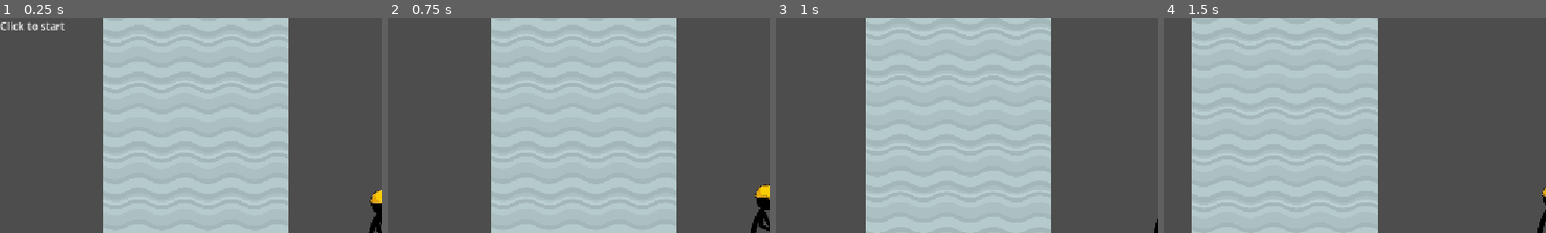
Above: before the commit, frames 1-4 (left to right).
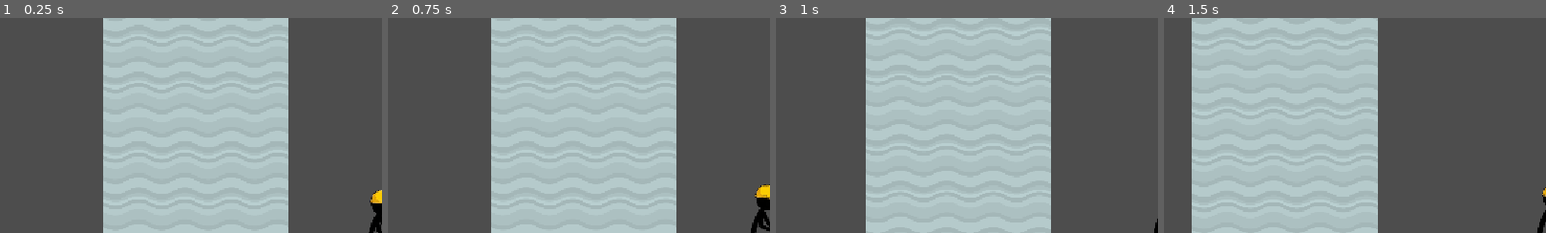
Above: after the commit, the same moments.

Repository: Ricardo646-lab/PogoPat
Game: Godot game, scene res://Scenes/MapScene1.tscn
The game is run twice, just before and just after one commit, with the same random seed, the same clock (stepped at 60 frames per second) and the same inputs.
Inputs (mouse positions are % of the whole screen's width and height, from its top left):
- Up to frame 1 (0.25 s): no input
- Up to frame 2 (0.75 s): tap Enter at 0.5 s; move the mouse to (72, 45) at 0.52 s; hold D (move_right) from 0.53 s (still down); hold Space (charge_jump) from 0.53 s (still down); click (72, 45) at 0.67 s
- Up to frame 3 (1 s): keep holding D (move_right); keep holding Space (charge_jump)
- Up to frame 4 (1.5 s): keep holding D (move_right); move the mouse to (30, 55) at 1.27 s; release Space (charge_jump) at 1.28 s; tap Space (charge_jump) at 1.35 s; click (30, 55) at 1.42 s
The pictures show only the part of the screen within x 0-50%, y 0-50%; the shares and areas given below are measured in that part.

The runs differ from the first frame. In frame 1, 0.4% of the frame differs, in the area x 0-17%, y 1-6%; in frame 2, nothing differs; in frame 3, nothing differs; in frame 4, nothing differs.

Commit message:
Mobile controls

Diff:
--- a/Scenes/MapScene1.tscn
+++ b/Scenes/MapScene1.tscn
@@ -3,6 +3,10 @@
 [ext_resource type="Script" uid="uid://ootodj23xmnh" path="res://Scripts/character_body_2d.gd" id="1_lngpp"]
 [ext_resource type="Texture2D" uid="uid://bo18pyopytm0w" path="res://PogoSheet.png" id="2_8xbvk"]
 [ext_resource type="Texture2D" uid="uid://crjelkojdbk0w" path="res://Sprites/platformerPack_industrial_tilesheet@2.png" id="3_su3qq"]
+[ext_resource type="Texture2D" uid="uid://c5ovb715pqo80" path="res://Sprites/buttonleft1.png" id="4_g2h7k"]
+[ext_resource type="Texture2D" uid="uid://bp2n6cou0qgtk" path="res://Sprites/buttonright1.png" id="5_dvbhf"]
+[ext_resource type="Texture2D" uid="uid://cs8s4sxwuwf8c" path="res://Sprites/buttonjump1.png" id="6_rr44d"]
+[ext_resource type="Texture2D" uid="uid://c82uy32ikc6q5" path="res://Sprites/pausebutton.png" id="7_dvbhf"]
 
 [sub_resource type="TileSetAtlasSource" id="TileSetAtlasSource_dyi31"]
 texture = ExtResource("3_su3qq")
@@ -536,6 +540,18 @@
 "speed": 10.0
 }]
 
+[sub_resource type="RectangleShape2D" id="RectangleShape2D_rr44d"]
+size = Vector2(350, 350)
+
+[sub_resource type="RectangleShape2D" id="RectangleShape2D_vu3t0"]
+size = Vector2(350, 350)
+
+[sub_resource type="RectangleShape2D" id="RectangleShape2D_aspjn"]
+size = Vector2(350, 350)
+
+[sub_resource type="RectangleShape2D" id="RectangleShape2D_w2ktw"]
+size = Vector2(450, 450)
+
 [sub_resource type="RectangleShape2D" id="RectangleShape2D_o4ewx"]
 size = Vector2(65, 80)
 
@@ -566,9 +582,39 @@
 
 [node name="StartLabel" type="Label" parent="Player/CanvasLayer" unique_id=1356661909]
 unique_name_in_owner = true
-offset_right = 40.0
-offset_bottom = 23.0
+offset_left = -1002.0
+offset_top = -406.0
+offset_right = -904.0
+offset_bottom = -383.0
 text = "Click to start"
+metadata/_edit_use_anchors_ = true
+
+[node name="ButtonLeft" type="TouchScreenButton" parent="Player/CanvasLayer" unique_id=255186559]
+position = Vector2(-1210, 252.00002)
+scale = Vector2(0.6956522, 0.7514232)
+texture_normal = ExtResource("4_g2h7k")
+shape = SubResource("RectangleShape2D_rr44d")
+action = "move_left"
+
+[node name="ButtonRight" type="TouchScreenButton" parent="Player/CanvasLayer" unique_id=428470084]
+position = Vector2(-942, 260)
+scale = Vector2(0.73064685, 0.7267552)
+texture_normal = ExtResource("5_dvbhf")
+shape = SubResource("RectangleShape2D_vu3t0")
+action = "move_right"
+
+[node name="ButtonJump" type="TouchScreenButton" parent="Player/CanvasLayer" unique_id=1006879024]
+position = Vector2(497.00003, 247)
+scale = Vector2(0.69034994, 0.7457306)
+texture_normal = ExtResource("6_rr44d")
+shape = SubResource("RectangleShape2D_aspjn")
+action = "charge_jump"
+
+[node name="ButtonPause" type="TouchScreenButton" parent="Player/CanvasLayer" unique_id=679008150]
+position = Vector2(981, -648.99994)
+scale = Vector2(0.21392405, 0.282)
+texture_normal = ExtResource("7_dvbhf")
+shape = SubResource("RectangleShape2D_w2ktw")
 
 [node name="FinishButton" type="Area2D" parent="." unique_id=1415671248]
 position = Vector2(5665, 515)
--- a/Scenes/MapScene2.tscn
+++ b/Scenes/MapScene2.tscn
@@ -3,6 +3,10 @@
 [ext_resource type="Texture2D" uid="uid://crjelkojdbk0w" path="res://Sprites/platformerPack_industrial_tilesheet@2.png" id="1_bh87f"]
 [ext_resource type="Script" uid="uid://ootodj23xmnh" path="res://Scripts/character_body_2d.gd" id="2_q3iqc"]
 [ext_resource type="Texture2D" uid="uid://bo18pyopytm0w" path="res://PogoSheet.png" id="3_uwdje"]
+[ext_resource type="Texture2D" uid="uid://c5ovb715pqo80" path="res://Sprites/buttonleft1.png" id="4_56h5r"]
+[ext_resource type="Texture2D" uid="uid://bp2n6cou0qgtk" path="res://Sprites/buttonright1.png" id="5_p5ptc"]
+[ext_resource type="Texture2D" uid="uid://cs8s4sxwuwf8c" path="res://Sprites/buttonjump1.png" id="6_737bs"]
+[ext_resource type="Texture2D" uid="uid://c82uy32ikc6q5" path="res://Sprites/pausebutton.png" id="7_p5ptc"]
 
 [sub_resource type="TileSetAtlasSource" id="TileSetAtlasSource_dyi31"]
 texture = ExtResource("1_bh87f")
@@ -536,6 +540,18 @@
 "speed": 10.0
 }]
 
+[sub_resource type="RectangleShape2D" id="RectangleShape2D_56h5r"]
+size = Vector2(350, 350)
+
+[sub_resource type="RectangleShape2D" id="RectangleShape2D_p5ptc"]
+size = Vector2(350, 350)
+
+[sub_resource type="RectangleShape2D" id="RectangleShape2D_737bs"]
+size = Vector2(350, 350)
+
+[sub_resource type="RectangleShape2D" id="RectangleShape2D_kfot5"]
+size = Vector2(450, 450)
+
 [sub_resource type="RectangleShape2D" id="RectangleShape2D_bh87f"]
 size = Vector2(65, 80)
 
@@ -566,10 +582,39 @@
 
 [node name="StartLabel" type="Label" parent="Player/CanvasLayer" unique_id=1786455929]
 unique_name_in_owner = true
-offset_right = 40.0
-offset_bottom = 23.0
+offset_left = -1009.0
+offset_top = -524.0
+offset_right = -911.0
+offset_bottom = -501.0
 text = "Click to start"
 metadata/_edit_use_anchors_ = true
+
+[node name="ButtonLeft" type="TouchScreenButton" parent="Player/CanvasLayer" unique_id=1155871698]
+position = Vector2(-1210, 252.00002)
+scale = Vector2(0.6956522, 0.7514232)
+texture_normal = ExtResource("4_56h5r")
+shape = SubResource("RectangleShape2D_56h5r")
+action = "move_left"
+
+[node name="ButtonRight" type="TouchScreenButton" parent="Player/CanvasLayer" unique_id=370745570]
+position = Vector2(-942, 260)
+scale = Vector2(0.73064685, 0.7267552)
+texture_normal = ExtResource("5_p5ptc")
+shape = SubResource("RectangleShape2D_p5ptc")
+action = "move_right"
+
+[node name="ButtonJump" type="TouchScreenButton" parent="Player/CanvasLayer" unique_id=1286305373]
+position = Vector2(497.00003, 247)
+scale = Vector2(0.69034994, 0.7457306)
+texture_normal = ExtResource("6_737bs")
+shape = SubResource("RectangleShape2D_737bs")
+action = "charge_jump"
+
+[node name="ButtonPause" type="TouchScreenButton" parent="Player/CanvasLayer" unique_id=1184408969]
+position = Vector2(981, -648.99994)
+scale = Vector2(0.21392405, 0.282)
+texture_normal = ExtResource("7_p5ptc")
+shape = SubResource("RectangleShape2D_kfot5")
 
 [node name="FinishButton" type="Area2D" parent="." unique_id=1566010786]
 position = Vector2(5665, 515)
--- a/Scripts/character_body_2d.gd
+++ b/Scripts/character_body_2d.gd
@@ -4,7 +4,7 @@
 @onready var spawn_position: Vector2 = global_position
 
 # --- Game State ---
-var has_started: bool = false # Tracks if the player has clicked to start
+var has_started: bool = false # Tracks if the player has clicked/tapped to start
 
 # --- Gravity ---
 var gravity = ProjectSettings.get_setting("physics/2d/default_gravity")
@@ -25,31 +25,62 @@
 
 # --- Animations & UI ---
 @onready var anim_sprite = $AnimatedSprite2D
-@onready var start_label = %StartLabel
+@onready var start_label = get_node_or_null("%StartLabel") # Crash-proof label check
 
 func _ready():
+	if start_label:
+		start_label.text = "Click to start"
+
+	# --- HIDE MOBILE BUTTONS ON DESKTOP ---
+	var is_mobile = OS.has_feature("web_android") or OS.has_feature("web_ios") or OS.has_feature("android") or OS.has_feature("ios")
+
+	if not is_mobile:
+		var canvas = get_node_or_null("CanvasLayer")
+		if canvas:
+			if canvas.has_node("ButtonLeft"): canvas.get_node("ButtonLeft").hide()
+			if canvas.has_node("ButtonRight"): canvas.get_node("ButtonRight").hide()
+			if canvas.has_node("ButtonJump"): canvas.get_node("ButtonJump").hide()
+			if canvas.has_node("ButtonPause"): canvas.get_node("ButtonPause").hide()
+
+	# Tell Poki that the game has finished loading
 	if has_node("/root/PokiSDK"):
-		print("SUCCESS: PokiSDK found by Godot!")
 		var poki = get_node("/root/PokiSDK")
-		# 1. Tell Poki that the game has finished loading
 		poki.call("gameLoadingFinished")
-		# We DO NOT call gameplayStart here anymore!
 
 	# Make sure the player is in the idle animation while waiting
 	anim_sprite.play("idle")
 
-# Listen for a mouse click (or screen tap) to start playing
+# Listen for a mouse click or screen tap to start/resume, or ESC/Pause button to pause
 func _input(event):
-	if not has_started and event is InputEventMouseButton and event.pressed:
+	# 1. Pause with the Escape key or mobile Pause button (ui_cancel)
+	if has_started and event.is_action_pressed("ui_cancel"):
+		pause_game()
+		return
+
+	# 2. Start or resume with a mouse click or screen touch
+	var is_click = event is InputEventMouseButton and event.pressed
+	var is_touch = event is InputEventScreenTouch and event.pressed
+
+	if not has_started and (is_click or is_touch):
 		has_started = true
 
 		# Hide the start text
 		if start_label:
 			start_label.hide()
 
-		# 2. Now that the player has interacted, start the gameplay tracking
+		# Start the Poki gameplay tracking
 		if has_node("/root/PokiSDK"):
 			get_node("/root/PokiSDK").call("gameplayStart")
+
+# Function to pause the game and stop Poki tracking
+func pause_game():
+	has_started = false
+	if start_label:
+		start_label.text = "Paused! Click to resume"
+		start_label.show()
+
+	if has_node("/root/PokiSDK"):
+		get_node("/root/PokiSDK").call("gameplayStop")
 
 func _physics_process(delta):
 	# Freeze all physics and movement if the game hasn't started yet
@@ -113,30 +144,29 @@
 	# 5. Apply the calculated velocity to the character
 	move_and_slide()
 
-	# 6. Check for trap tiles (Method 2)
+	# 6. Check for trap tiles
 	check_trap_collision()
 
 func check_trap_collision() -> void:
+	# Do not check for traps if we are already dead or paused
+	if not has_started:
+		return
+
 	for i in get_slide_collision_count():
 		var collision = get_slide_collision(i)
 		var collider = collision.get_collider()
 
 		if collider is TileMapLayer:
 			var tile_map: TileMapLayer = collider
-
-			# 1. Determine the exact collision point in the level
 			var collision_point = collision.get_position() - (collision.get_normal() * 4.0)
-
-			# 2. Convert world position to tilemap coordinates (Vector2i)
 			var tile_pos: Vector2i = tile_map.local_to_map(tile_map.to_local(collision_point))
-
-			# 3. Retrieve tile data for that specific cell
 			var tile_data = tile_map.get_cell_tile_data(tile_pos)
 
 			if tile_data:
 				var is_trap_value = tile_data.get_custom_data("is_trap")
 				if is_trap_value == true:
 					respawn()
+					break # Ensures respawn triggers only once per frame
 
 func respawn() -> void:
 	# 1. Player died: Stop Poki gameplay tracking
@@ -152,6 +182,7 @@
 	# 3. Reset the game state so the player has to click again to continue
 	has_started = false
 	if start_label:
+		start_label.text = "Click to start"
 		start_label.show()
 	anim_sprite.play("idle")
 
Binary file added: Sprites/buttonjump1.png
Not shown, added: Sprites/buttonjump1.png.import
Binary file added: Sprites/buttonleft1.png
Not shown, added: Sprites/buttonleft1.png.import
Binary file added: Sprites/buttonright1.png
Not shown, added: Sprites/buttonright1.png.import
Binary file added: Sprites/pausebutton.png
Not shown, added: Sprites/pausebutton.png.import
